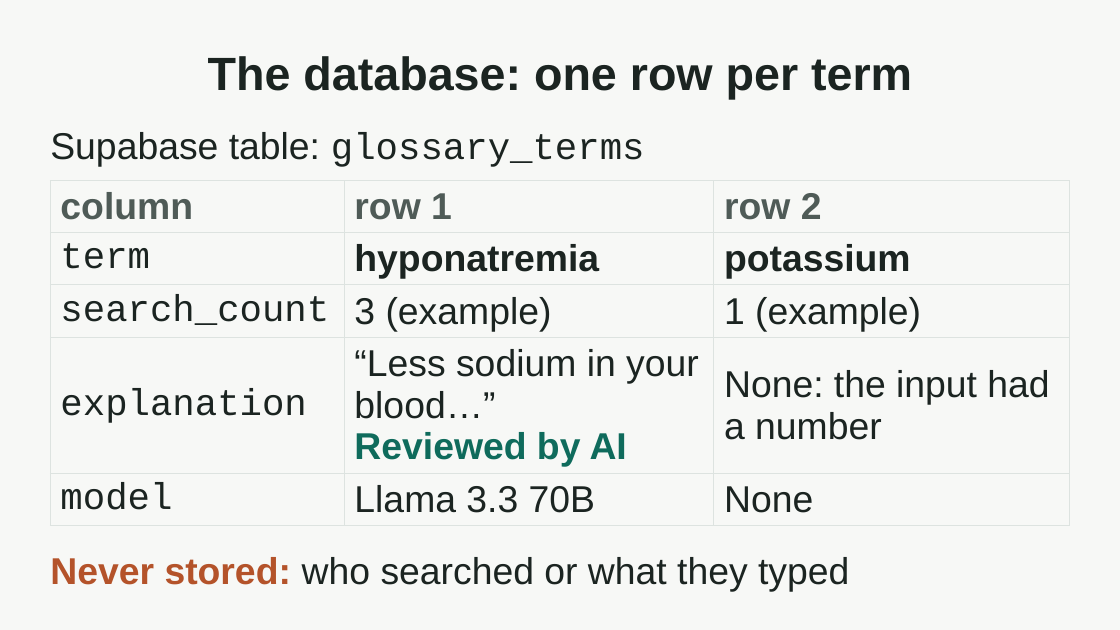
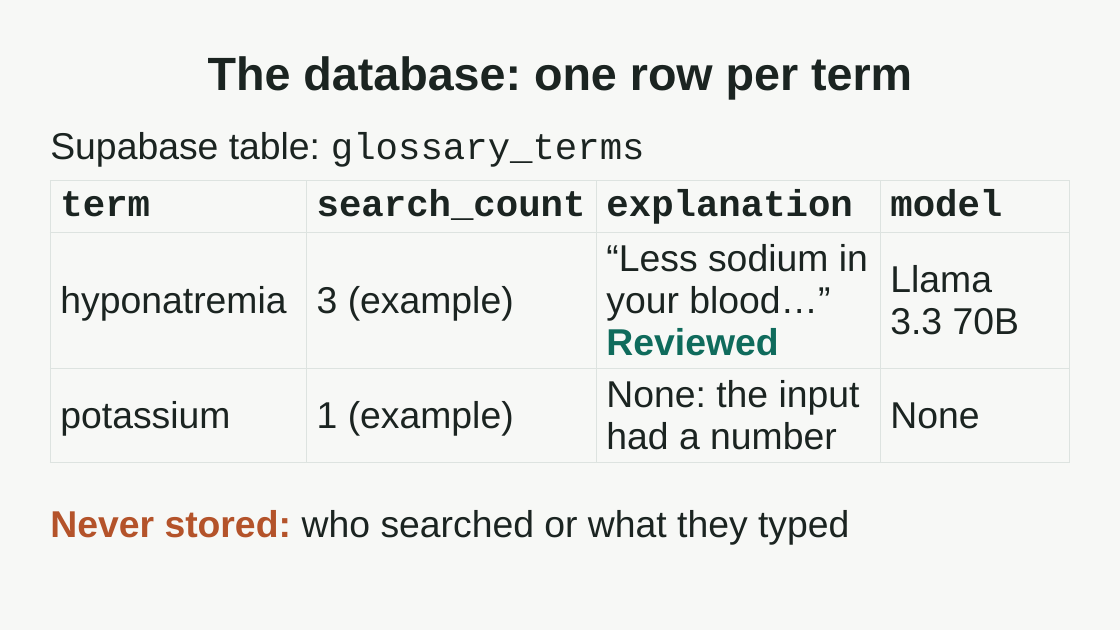
Before and after one commit to kimtastico/Applied-Agentic-Healthcare-Demo, a slide deck: slide 6 of presentation/plainly-deck.pptx. Drawn at 1120x630 pixels with LibreOffice and Linux fonts; fonts in the diff are those of the drawing. Boxes give left, top, right and bottom in pixels: in the first picture for what was removed or moved away, otherwise in the second. Text is boxed around its words. In the diff, an @@ line names an element or a change of style, - is before the commit and + after.

```diff
--- a/presentation/plainly-deck.pptx
+++ b/presentation/plainly-deck.pptx
@@ table at (50,181,1070,454) @@
-column | row 1 | row 2
-term | hyponatremia | potassium
-search_count | 3 (example) | 1 (example)
-explanation | “Less sodium in your blood…” / Reviewed by AI | None: the input had a number
-model | Llama 3.3 70B | None
+term | search_count | explanation | model
+hyponatremia | 3 (example) | “Less sodium in your blood…” / Reviewed | Llama 3.3 70B
+potassium | 1 (example) | None: the input had a number | None
@@ text "Never stored: who searched or ...": place and size @@
-text "Never stored: who searched or ..." at (50,557,849,591)
+text "Never stored: who searched or ..." at (50,510,849,545)
```
Also in this commit, not shown: 1 other file.
